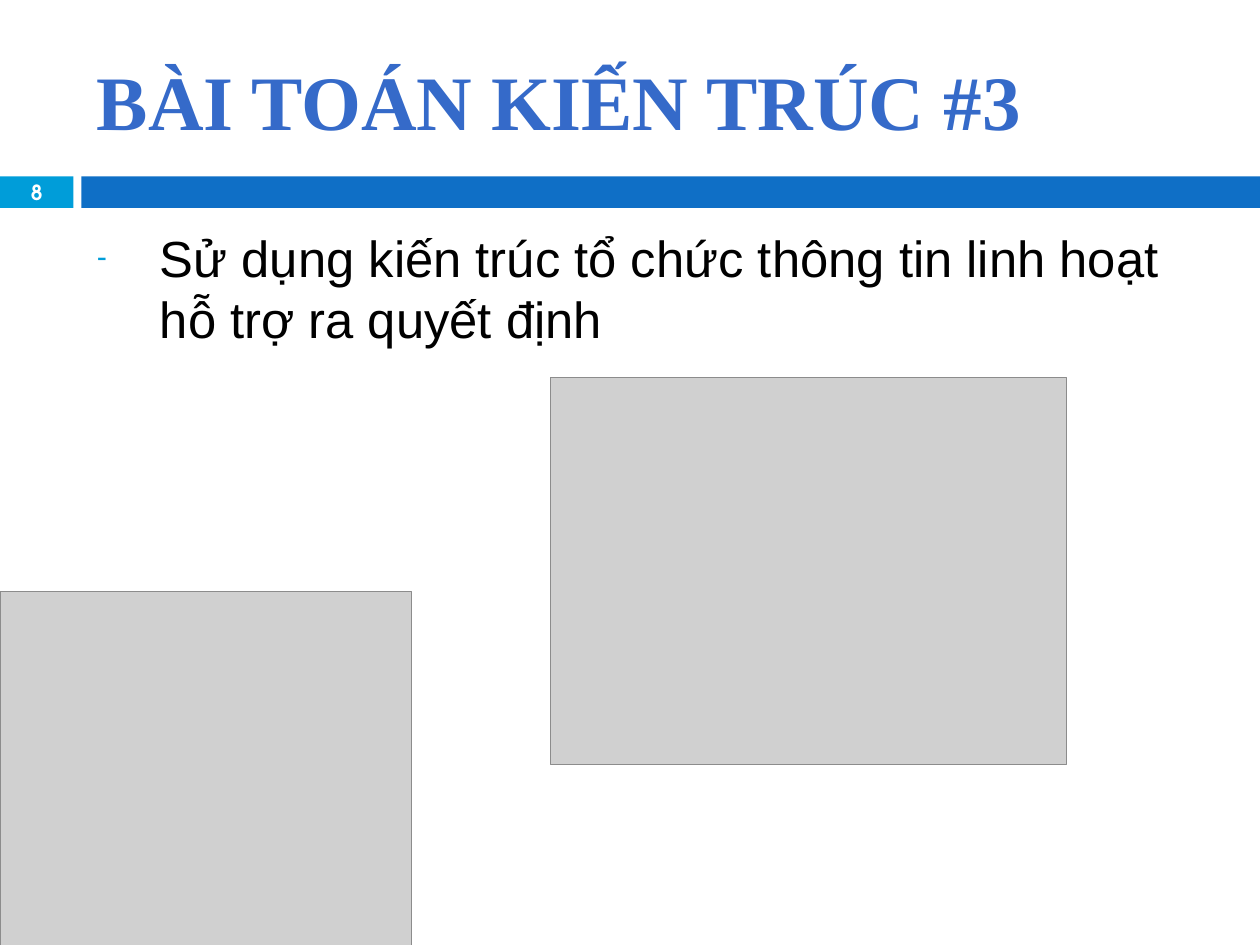
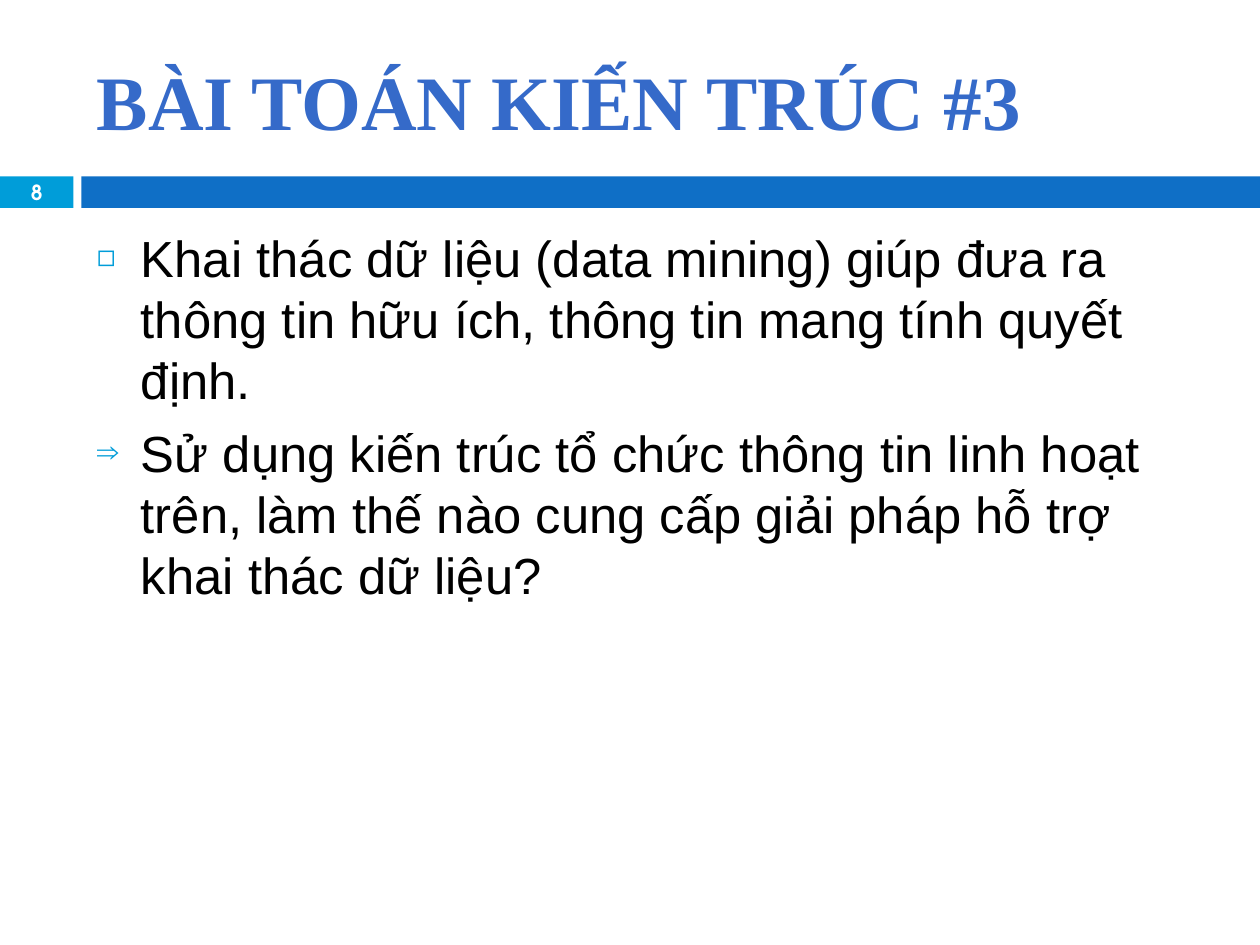
Before and after one commit to khanhduy94/jobzoom, a slide deck: slide 8 of Documents/JobZoom Presentation - Copy.pptx. Drawn at 1260x945 pixels with LibreOffice and Linux fonts; fonts in the diff are those of the drawing; grey boxes stand for pictures; background and template pictures are left out. Boxes give left, top, right and bottom in pixels: in the first picture for what was removed or moved away, otherwise in the second. Text is boxed around its words. In the diff, an @@ line names an element or a change of style, - is before the commit and + after.

```diff
--- a/Documents/JobZoom Presentation - Copy.pptx
+++ b/Documents/JobZoom Presentation - Copy.pptx
@@ text at [141,239,1140,602]: text changed @@
-– Sử dụng kiến trúc tổ chức thông tin linh hoạt hỗ trợ ra quyết định
+◻ Khai thác dữ liệu (data mining) giúp đưa ra thông tin hữu ích, thông tin mang tính quyết định.
+⇒ Sử dụng kiến trúc tổ chức thông tin linh hoạt trên, làm thế nào cung cấp giải pháp hỗ trợ khai thác dữ liệu?
@@ picture removed at [551,378,1066,765] @@
@@ picture removed at [0,591,412,945] @@
```
Also in this commit, not shown: 1 other slide changed, 6 slides added, 2 slides removed.
